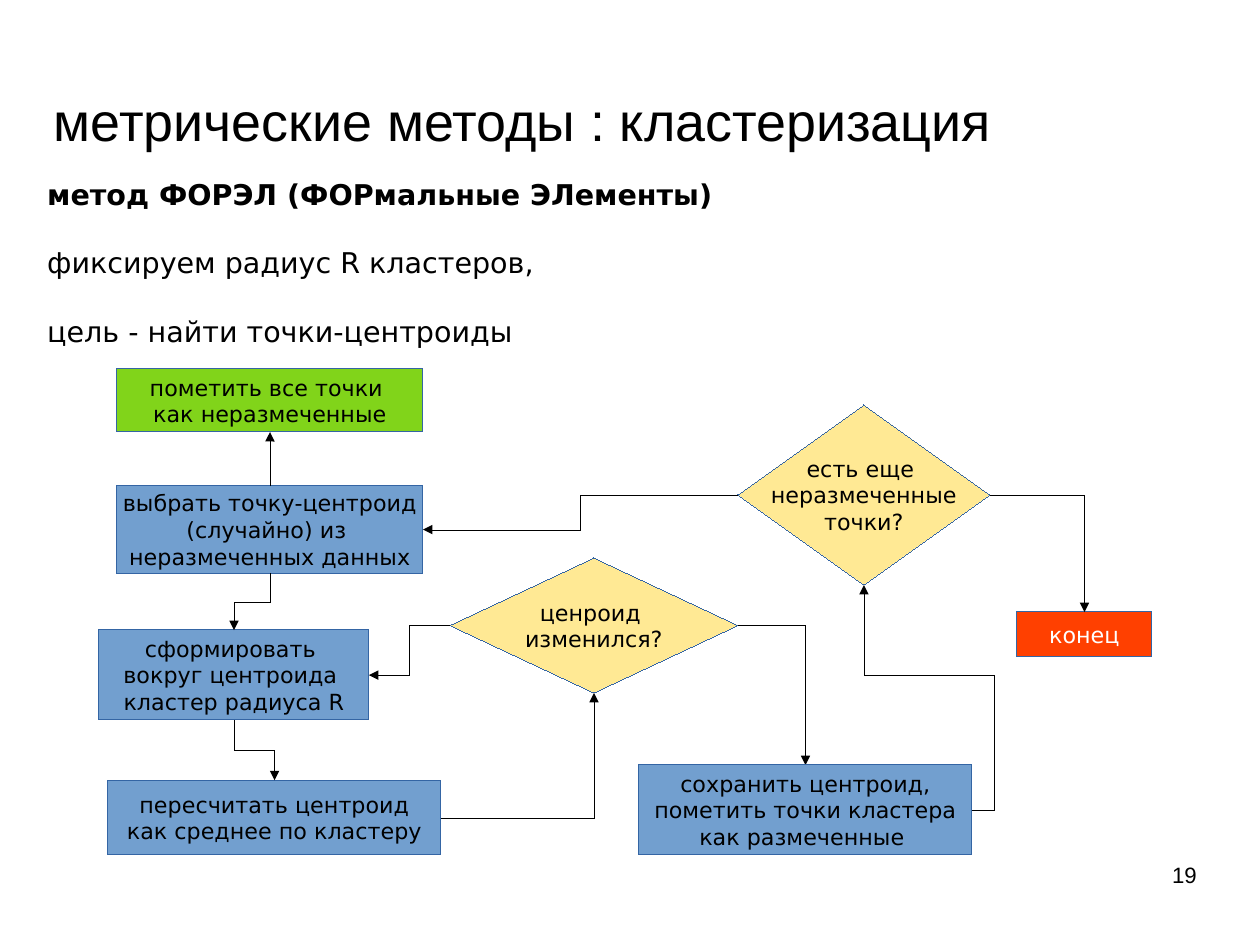
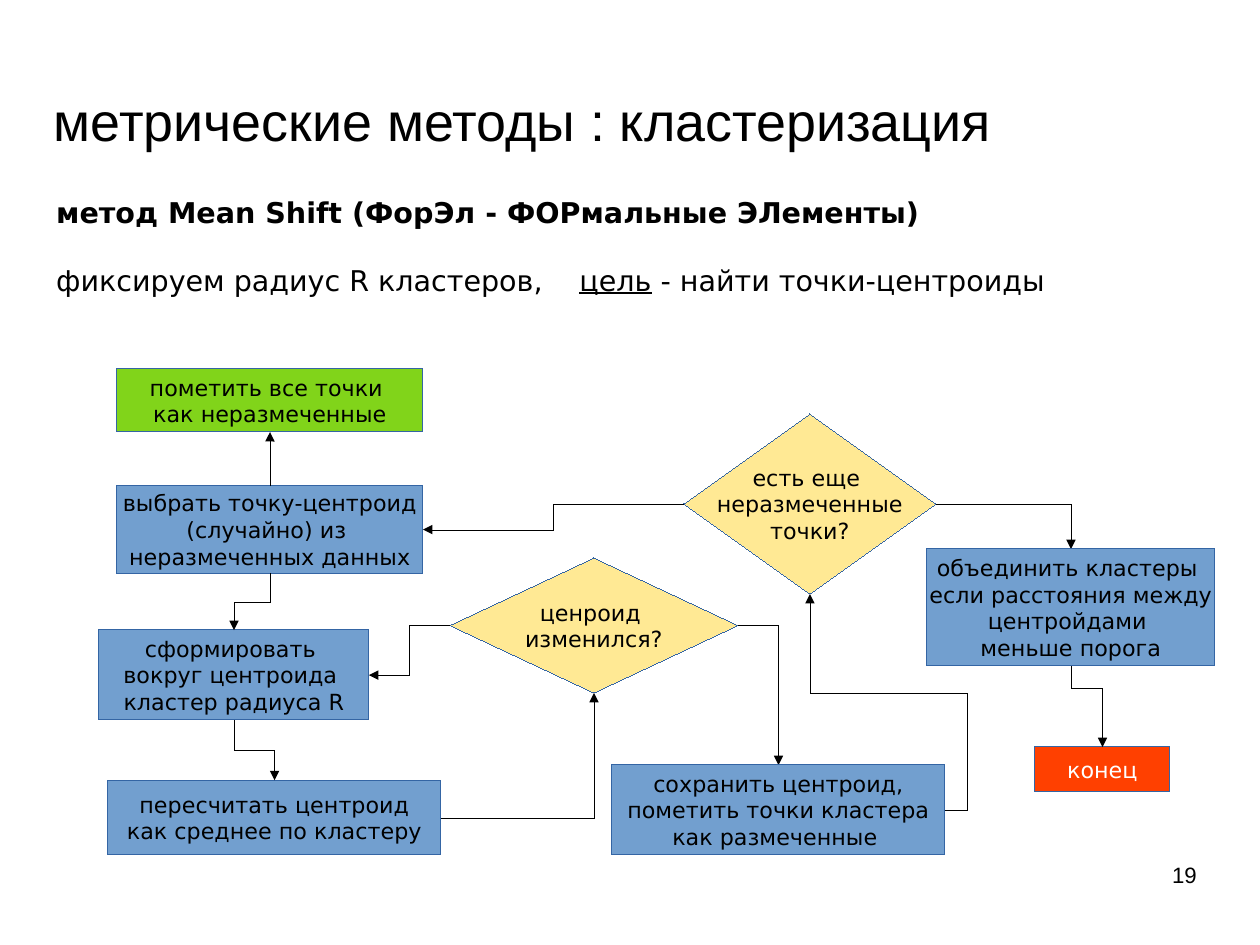
Before and after one commit to mechanoid5/ml_lectorium_legacy, a slide deck: slide 19 of 05-cluster.odp. Drawn at 1260x945 pixels with LibreOffice and Linux fonts; fonts in the diff are those of the drawing; background and template pictures are left out. Boxes give left, top, right and bottom in pixels: in the first picture for what was removed or moved away, otherwise in the second. Text is boxed around its words. In the diff, an @@ line names an element or a change of style, - is before the commit and + after.

```diff
--- a/05-cluster.odp
+++ b/05-cluster.odp
@@ text at <box>56,201,1045,297</box>: text changed @@
-метод ФОРЭЛ (ФОРмальные ЭЛементы)
-фиксируем радиус R кластеров,
-цель - найти точки-центроиды
+метод Mean Shift (ФорЭл - ФОРмальные ЭЛементы)
+фиксируем радиус R кластеров, цель - найти точки-центроиды
@@ diamond "есть еще": place and size @@
-diamond "есть еще" at <box>739,405,990,584</box>
+diamond "есть еще" at <box>684,414,935,593</box>
@@ elbow arrow moved from (739, 495) - (423, 529) to (684, 504) - (423, 529) @@
@@ elbow arrow moved from (990, 495) - (1085, 612) to (936, 504) - (1071, 549) @@
@@ rectangle added at <box>927,549,1215,665</box>, fill #729FCF, outline #3465A4 0 pt, 14 pt, text #000000 @@
+объединить кластеры
+если расстояния между
+центройдами
+меньше порога
@@ elbow arrow moved from (972, 811) - (864, 585) to (946, 811) - (811, 595) @@
@@ elbow arrow moved from (739, 625) - (806, 765) to (739, 625) - (779, 765) @@
@@ elbow arrow added from (1071, 667) to (1103, 748), #000000 0 pt @@
@@ rectangle "конец": place and size @@
-rectangle "конец" at <box>1018,612,1153,656</box>
+rectangle "конец" at <box>1036,748,1171,792</box>
@@ rectangle "сохранить центроид,": place and size @@
-rectangle "сохранить центроид," at <box>639,765,972,855</box>
+rectangle "сохранить центроид," at <box>612,765,944,855</box>
```
Also in this commit, not shown: 3 other slides changed, 1 slide removed, 5 other files.
